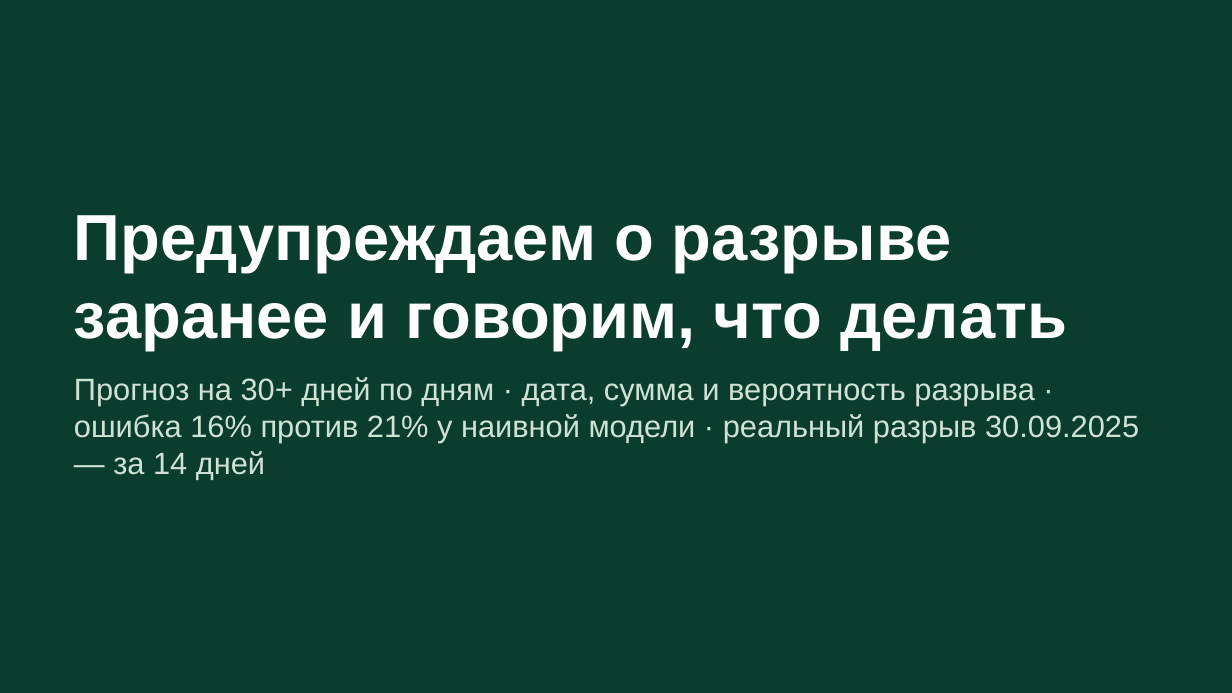
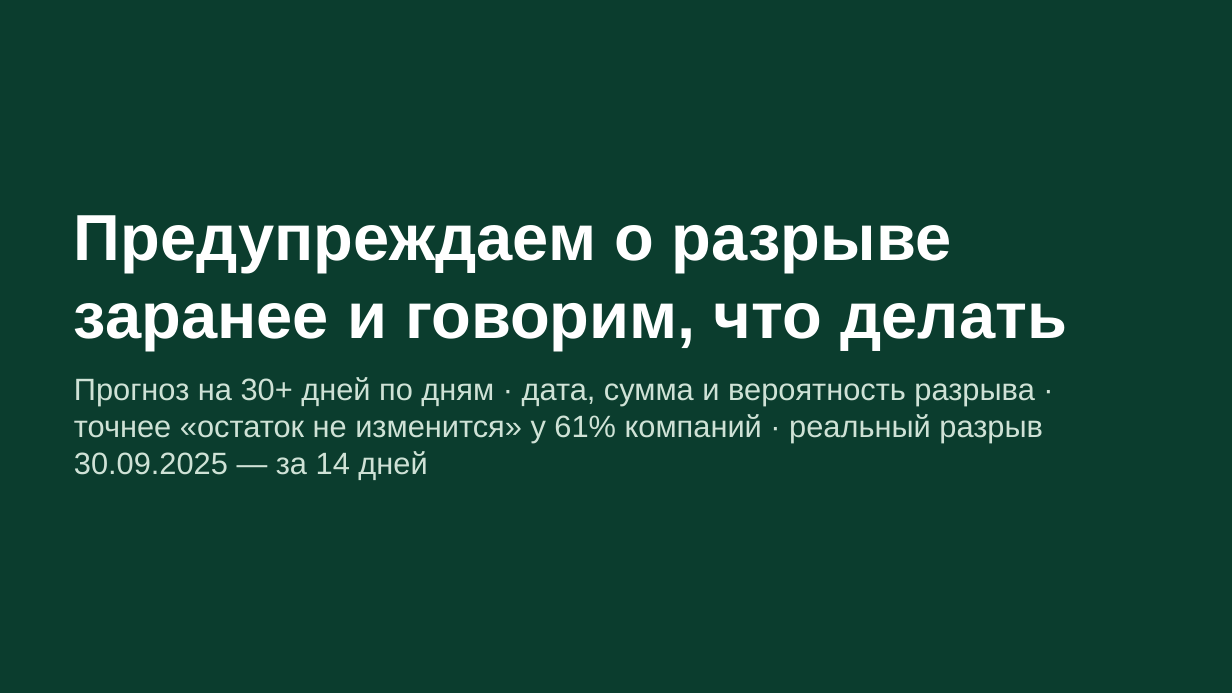
Before and after one commit to VaDex-web/cashflow, a slide deck: slide 11 of docs/presentation.pptx. Drawn at 1232x693 pixels with LibreOffice and Linux fonts; fonts in the diff are those of the drawing. Boxes give left, top, right and bottom in pixels: in the first picture for what was removed or moved away, otherwise in the second. Text is boxed around its words. In the diff, an @@ line names an element or a change of style, - is before the commit and + after.

Commit message:
Презентация и демо по свежим отчётам: таблица против «остаток не изменится» вместо «16% против 21%», история C124 на новой модели (30.09, 58%, −458 тыс. против факта −381 тыс.), источники — «частично, на тестовых выгрузках», «18% → 86%» подписано как синтетическая компания, без обещаний публичной ссылки, выступление 3:50 с коротким демо; сценарий выступления и 10 ответов жюри, история демо, архитектура (без «уточнить», развёртывание Docker + Caddy), скриншоты; отчёт об эффекте источников пересчитан

```diff
--- a/docs/presentation.pptx
+++ b/docs/presentation.pptx
@@ text at <box>74,377,1043,479</box>: text changed @@
-Прогноз на 30+ дней по дням · дата, сумма и вероятность разрыва · ошибка 16% против 21% у наивной модели · реальный разрыв 30.09.2025 — за 14 дней
+Прогноз на 30+ дней по дням · дата, сумма и вероятность разрыва · точнее «остаток не изменится» у 61% компаний · реальный разрыв 30.09.2025 — за 14 дней
```
Also in this commit, not shown: 9 other slides changed, 26 other files.
